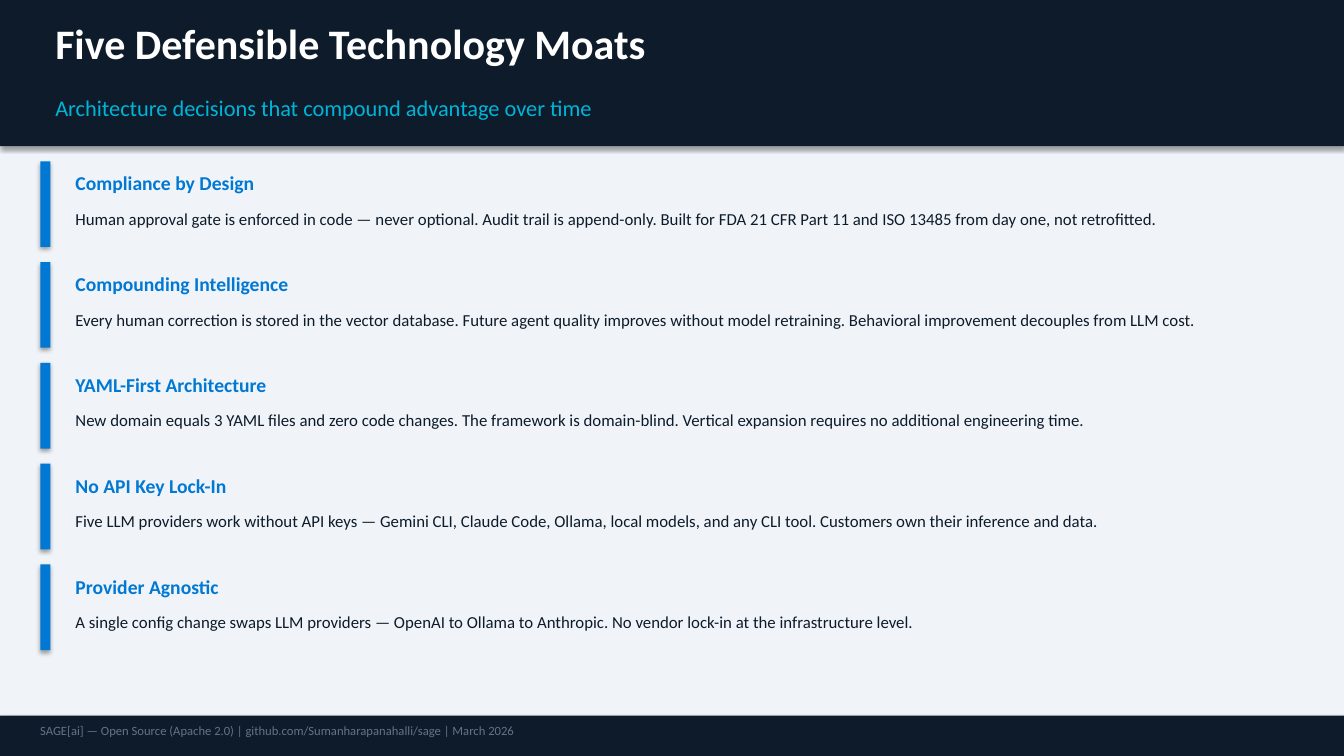
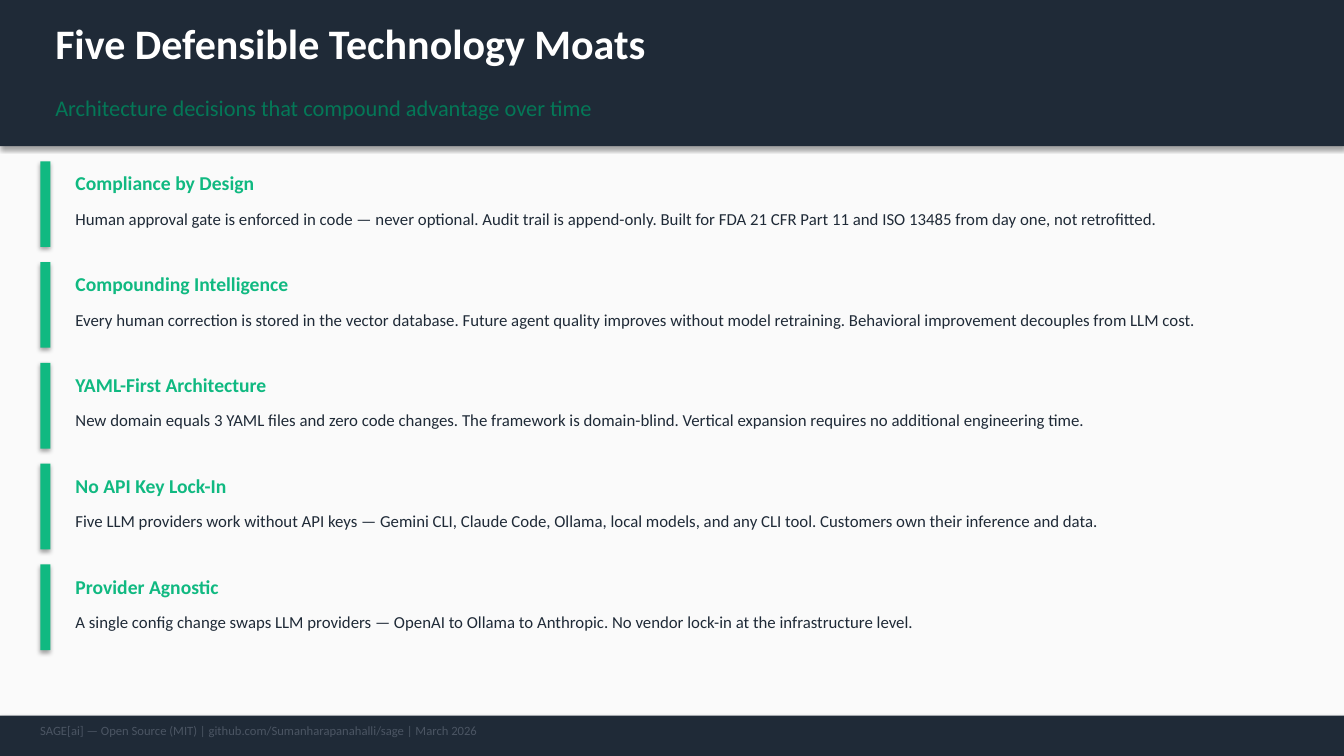
Before and after one commit to Sumanharapanahalli/SAGE, a slide deck: slide 7 of docs/SageAI_Investor_Pitch.pptx. Drawn at 1344x756 pixels with LibreOffice and Linux fonts; fonts in the diff are those of the drawing. Boxes give left, top, right and bottom in pixels: in the first picture for what was removed or moved away, otherwise in the second. Text is boxed around its words. In the diff, an @@ line names an element or a change of style, - is before the commit and + after.

```diff
--- a/docs/SageAI_Investor_Pitch.pptx
+++ b/docs/SageAI_Investor_Pitch.pptx
@@ background #F0F4F8 to #FAFAFA @@
@@ rectangle at <box>0,0,1344,146</box>: fill #0D1B2A to #1F2A37 @@
@@ text "Architecture decisions that compound advantage ..." at <box>55,100,591,120</box>: text colour #00B4D8 to #047857 @@
@@ fill #0078D4 to #10B981 in 5 elements at <box>40,161,50,247</box>, <box>40,262,50,348</box>, <box>40,363,50,449</box>, <box>40,464,50,549</box>, <box>40,565,50,650</box> @@
@@ text colour #0078D4 to #10B981 in 5 elements at <box>75,176,254,194</box>, <box>75,277,288,295</box>, <box>75,378,267,392</box>, <box>75,479,226,496</box>, <box>75,580,219,598</box> @@
@@ text colour #0D1B2A to #1F2A37 in 5 elements at <box>75,213,1156,228</box>, <box>75,314,1194,329</box>, <box>75,414,1083,429</box>, <box>75,515,1097,530</box>, <box>75,616,913,631</box> @@
@@ rectangle at <box>0,716,1344,756</box>: fill #0D1B2A to #1F2A37 @@
@@ text at <box>40,726,477,735</box>: text changed; text colour #647487 to #4B5563 @@
-SAGE[ai] — Open Source (Apache 2.0) | github.com/Sumanharapanahalli/sage | March 2026
+SAGE[ai] — Open Source (MIT) | github.com/Sumanharapanahalli/sage | March 2026
```
Also in this commit, not shown: 13 other slides changed, 1 slide removed, 8 other files.
